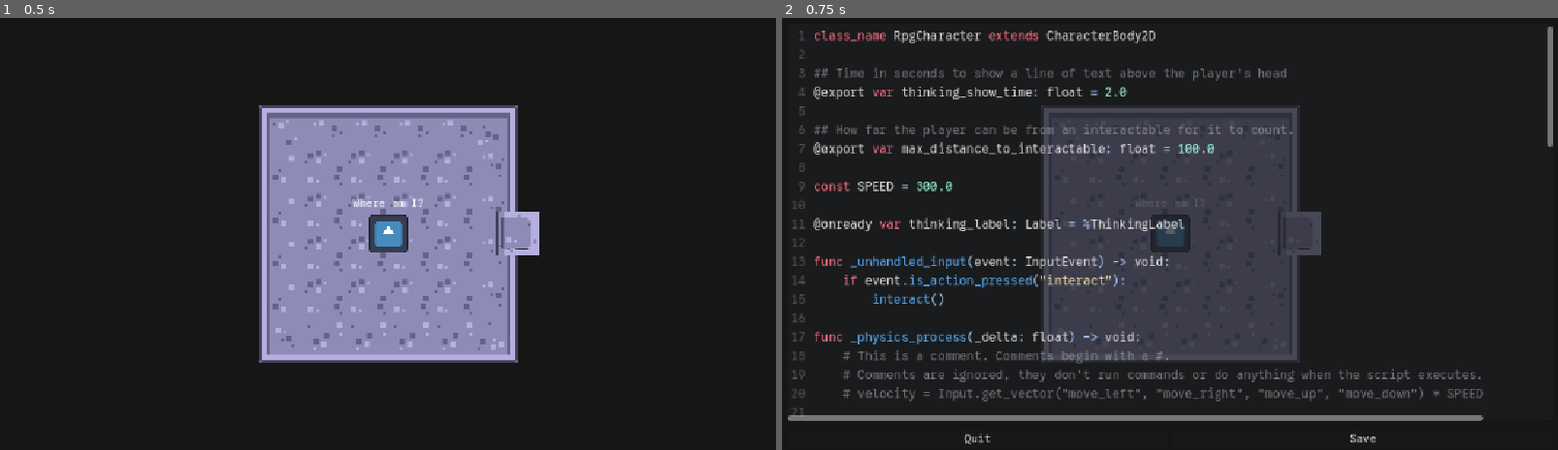
Above: before the commit, frames 1-2 (left to right).
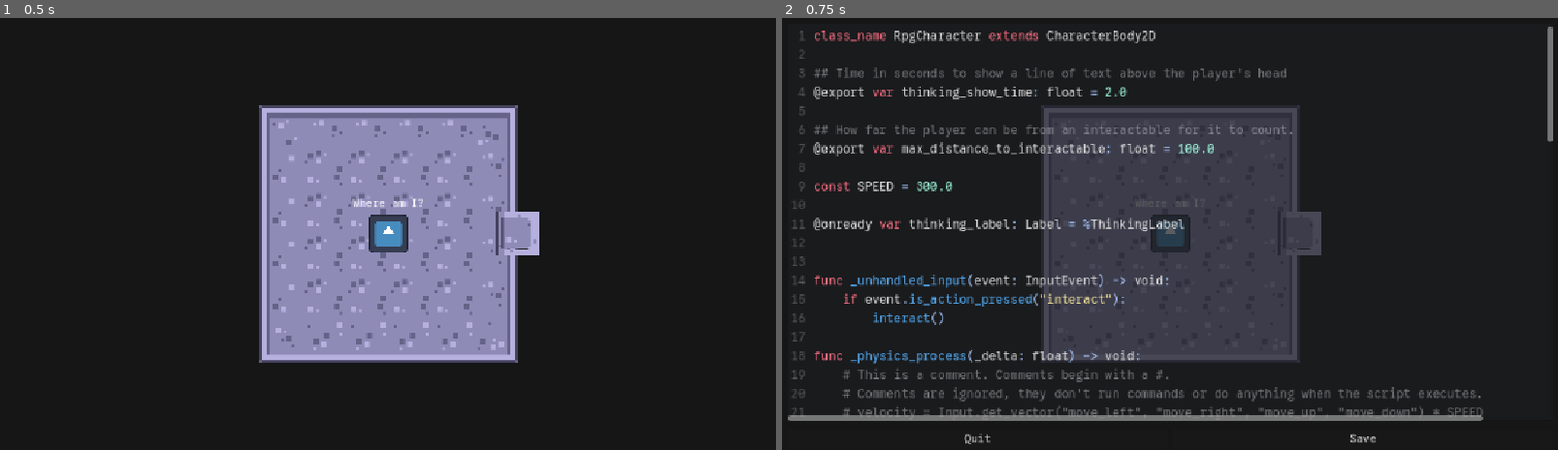
Above: after the commit, the same moments.

Repository: weedleeedle/self-coding-game-prototype
Game: Godot game, scene res://scene/rpg/starting_room/starting_room.tscn
Same seed, same stepped clock (60 frames per second), same inputs: the game is played once before the commit and once after it. This scene is started directly instead of the project's main scene. The engine's default icon, where the game draws it, is replaced by a stand-in: a white triangle on a blue panel in a dark square.
Inputs (mouse positions are in pixels of both pictures, inside the frame that each line leads up to):
- Up to frame 1 (0.5 s): no input
- Up to frame 2 (0.75 s): tap Enter at 0.5 s; move the mouse to (1301, 234) at 0.52 s; press the mouse at (1301, 234) at 0.53 s; hold D (move_right) from 0.53 s (still down)

Frame 1 is identical in both runs. In frame 2, 4.3% of the frame differs, in the area x 4-100%, y 28-92%.

Commit message:
Added dialog for when the player starts moving.

Diff:
--- a/godot/components/code_editor/code_editor.gd
+++ b/godot/components/code_editor/code_editor.gd
@@ -67,8 +67,6 @@
 
         new_source_code += " "
 
-    print(new_source_code)
-
     return new_source_code
 
 
--- a/godot/components/editor_manager/editor_manager.gd
+++ b/godot/components/editor_manager/editor_manager.gd
@@ -21,14 +21,14 @@
     for child in get_tree().root.find_children("*", "", true, false):
         if new_script.instance_has(child):
             script_owners.push_back(child)
-            child.set_script(null)
+            #child.set_script(null)
 
     # This does break tweens in RpgCharacter... dunno how to fix that.
     # True keeps state here?
     new_script.reload(true)
     # Reattach script.
-    for restore_object in script_owners:
-        restore_object.set_script(new_script)
+    #for restore_object in script_owners:
+        #restore_object.set_script(new_script)
 
 ## Returns a dictionary of properties.
 ## Key is the property name, value is the current value.
--- a/godot/components/rpg_character/rpg_character.gd
+++ b/godot/components/rpg_character/rpg_character.gd
@@ -9,6 +9,7 @@
 const SPEED = 300.0
 
 @onready var thinking_label: Label = %ThinkingLabel
+
 
 func _unhandled_input(event: InputEvent) -> void:
     if event.is_action_pressed("interact"):
@@ -54,6 +55,8 @@
 func think(dialog: Array[String]) -> void:
     for line in dialog:
         _think(line)
+        # Reloading scripts with pending awaits is kinda fucky wucky. Should be fixed soon though?
+        # https://github.com/godotengine/godot/pull/102521
         await create_tween().tween_interval(thinking_show_time).finished
 
     thinking_label.hide()
--- a/godot/scene/rpg/starting_room/starting_room.gd
+++ b/godot/scene/rpg/starting_room/starting_room.gd
@@ -3,7 +3,21 @@
 ## Things for the player to say when the level starts.
 @export var starting_dialog: Array[String]
 
+## Things for the player to say/think when they start moving.
+@export var player_moved_dialog: Array[String]
+
+## How far the player needs to move in order to trigger the "player moved" dialog.
+@export var threshold: float = 64.0
+
 @onready var player: RpgCharacter = $RpgCharacter
+@onready var player_position: Vector2 = player.global_position
+var player_moved_triggered: bool = false
 
 func _ready() -> void:
     player.think(starting_dialog)
+
+func _process(_delta: float) -> void:
+    if not player_moved_triggered:
+        if player_position.distance_squared_to(player.global_position) > pow(threshold, 2.0):
+            player_moved_triggered = true
+            player.think(player_moved_dialog)
--- a/godot/scene/rpg/starting_room/starting_room.tscn
+++ b/godot/scene/rpg/starting_room/starting_room.tscn
@@ -8,6 +8,7 @@
 [node name="StartingRoom" type="Node2D"]
 script = ExtResource("1_dtwm1")
 starting_dialog = Array[String](["Where am I?", "Why can't I move?", "There's a mirror over there...", "If only I could interact with it somehow?"])
+player_moved_dialog = Array[String](["What did I just do?", "I better get out of here"])
 
 [node name="TileMapLayer" type="TileMapLayer" parent="."]
 position = Vector2(384, 128)
--- a/godot/src/parser/tokenizer/modules/annotation_tokenizer_module.gd
+++ b/godot/src/parser/tokenizer/modules/annotation_tokenizer_module.gd
@@ -3,7 +3,6 @@
 func get_token_length_from_string(input_string: String) -> int:
     if input_string.begins_with("@"):
         # Find the first space ig.
-        print("First space found at: ", input_string.find(" ", 0))
         return input_string.find(" ", 0)
 
     return -1
